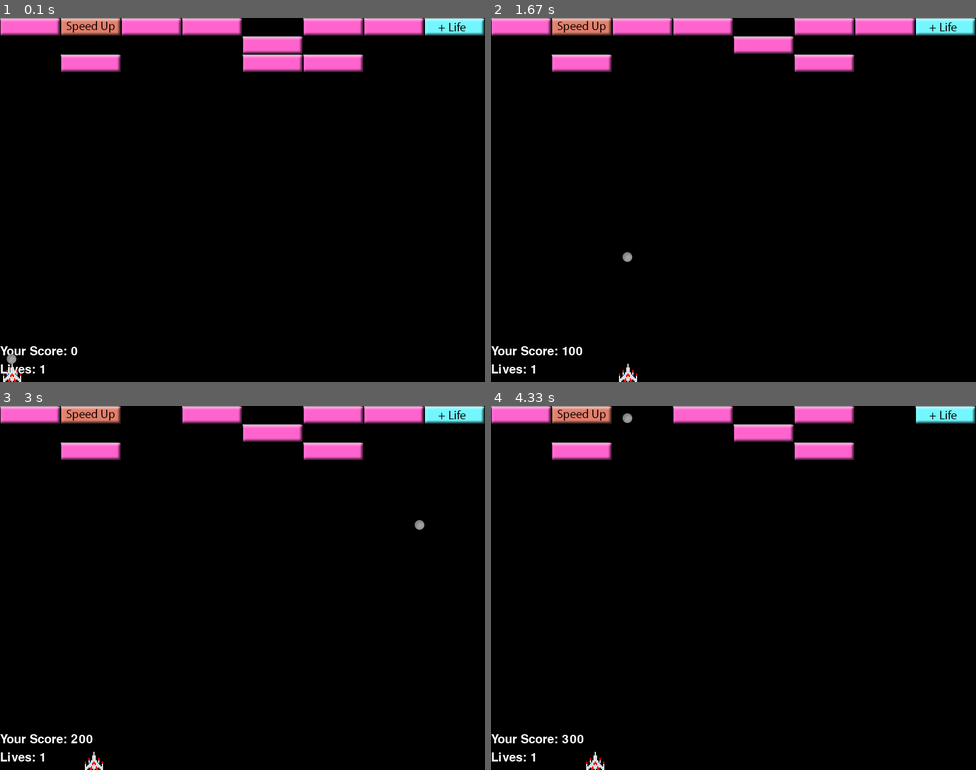
Above: before the commit, frames 1-4 (two rows, left to right).
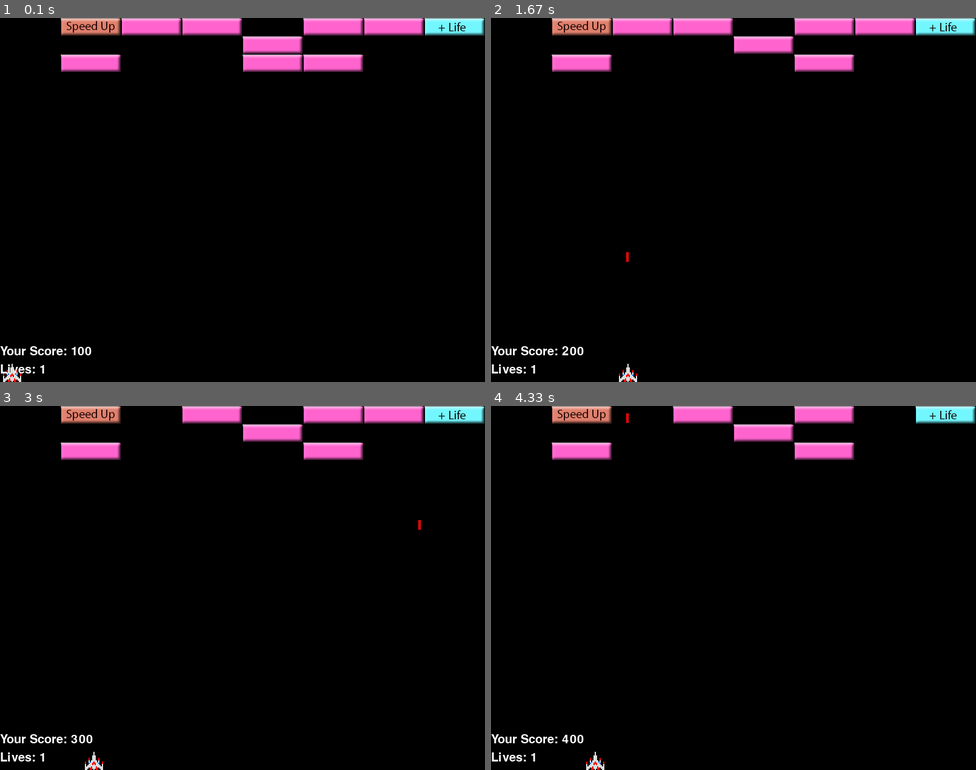
Above: after the commit, the same moments.

Repository: blueboss500/PygameModule5
Game: pygame game, started from PygameModule5/Game/Breakout.py
Two runs of this game, one before a commit and one after it. Both use one fixed random seed, a clock stepped at 60 frames per second and the inputs below.
Inputs (mouse positions are in pixels of both pictures, inside the frame that each line leads up to):
- Up to frame 1 (0.1 s): no input
- Up to frame 2 (1.67 s): click (733, 200) at 0.38 s; click (782, 280) at 0.72 s; click (607, 65) at 1.05 s; click (617, 127) at 1.38 s
- Up to frame 3 (3 s): click (242, 631) at 1.72 s; click (174, 511) at 2.05 s; click (412, 682) at 2.38 s; click (87, 624) at 2.72 s
- Up to frame 4 (4.33 s): click (592, 518) at 3.05 s; click (617, 653) at 3.38 s; click (908, 671) at 3.72 s; click (588, 722) at 4.05 s

The runs differ from the first frame. In frame 1, 0.7% of the frame differs, in the area x 0-19%, y 0-95%; in frame 2, 0.7%, in the area x 0-30%, y 0-93%; in frame 3, 0.7%; in frame 4, 0.7%.

Commit message:
Added bullet class, with updates

Diff:
--- a/PygameModule5/Game/Breakout.py
+++ b/PygameModule5/Game/Breakout.py
@@ -18,8 +18,8 @@
                           pygame.image.load(GameConstants.SPRITE_SHIP)
                         )
 
-        self.__balls = [
-            Ball((200, 200), pygame.image.load(GameConstants.SPRITE_BALL), self),
+        self.__bullets = [
+            Bullet((0, 0), pygame.image.load(GameConstants.SPRITE_BULLET), self),
         ]
 
         pygame.init()
@@ -72,8 +72,8 @@
     def getLives(self):
         return self.__lives
 
-    def getBalls(self):
-        return self.__balls
+    def getBullets(self):
+        return self.__bullets
 
     def getShip(self):
         return self.__ship
--- a/PygameModule5/Game/Bricks/SpeedBrick.py
+++ b/PygameModule5/Game/Bricks/SpeedBrick.py
@@ -8,7 +8,7 @@
     def hit(self):
         game = self.getGame()
 
-        for ball in game.getBalls():
+        for ball in game.getBullets():
             ball.setSpeed(ball.getSpeed() + 1)
 
 
--- /dev/null
+++ b/PygameModule5/Game/Bullet.py
@@ -0,0 +1,110 @@
+import pygame
+
+from Game.Shared import *
+
+class Bullet(GameObject):
+
+    def __init__(self, position, sprite, game):
+        self.__game = game
+        self.__speed = 3
+        self.__increment = [0, 2]
+        self.__direction = [0, 1]
+        self.__inMotion = 0
+
+        super(Bullet, self).__init__(position, GameConstants.BULLET_SIZE, sprite)
+
+
+    def setSpeed(self, newSpeed):
+        self.__speed = newSpeed
+
+    def resetSpeed(self):
+        self.setSpeed(3)
+
+    def getSpeed(self):
+        return self.__speed
+
+    def isInMotion(self):
+        return self.__inMotion
+
+    def setMotion(self, isMoving):
+        self.__inMotion = isMoving
+        self.resetSpeed()
+
+    def changeDirection(self, gameObject):
+
+        position = self.getPosition()
+        size = self.getSize()
+        objectPosition = gameObject.getPosition()
+        objectSize = gameObject.getSize()
+
+        #Determine new direction based on if collision was on Top, Bottom, Left, or Right
+        #...Then update the position of the ball based on where it hit.
+
+        if position[1] > objectPosition[1] and \
+                        position[1] < objectPosition[1] + objectSize[1] and \
+                        position[0] > objectPosition[0] and\
+                        position[0] < objectPosition[0] + objectSize[0]:
+            self.setPosition((position[0], objectPosition[1] + objectSize[1]))
+            self.__direction[1] *= -1
+
+        elif position[1] + size[1] > objectPosition[1] and \
+                                position[1] + size[1] < objectPosition[1] + objectSize[1] and \
+                        position[0] > objectPosition[0] and \
+                        position[0] < objectPosition[0] + objectSize[0]:
+            self.setPosition((position[0], objectPosition[1] - objectSize[1]))
+            self.__direction[1] *= -1
+
+        elif position[0] + size[0] > objectPosition[0] and \
+                                position[0] + size[0] < objectPosition[0] + objectSize[0]:
+            self.setPosition((objectPosition[0] - size[0], position[1]))
+            self.__direction[0] *= -1
+
+        else:
+            self.setPosition((objectPosition[0] + objectSize[0], position[1]))
+            self.__direction[0] *= -1
+            self.__direction[1] *= -1
+
+    def updatePosition(self):
+        #set ball to start position if not in motion
+        if not self.isInMotion():
+            padPosition = self.__game.getShip().getPosition()
+            self.setPosition((
+                (padPosition[0] - 10) + (GameConstants.SHIP_SIZE[0] / 2),
+                GameConstants.SCREEN_SIZE[1] - GameConstants.SHIP_SIZE[1] - GameConstants.BALL_SIZE[1]
+            ))
+            return
+
+
+
+        position = self.getPosition()
+        size = self.getSize()
+
+        newPosition = [position[0] + (self.__increment[0] * self.__speed) * self.__direction[0],
+                       position[1] + (self.__increment[1] * self.__speed) * self.__direction[1]]
+
+        if newPosition[0] + size[0] >= GameConstants.SCREEN_SIZE[0]:
+            self.__direction[0] *= -1
+            newPosition = [GameConstants.SCREEN_SIZE[0] - size[0], newPosition[1]]
+
+        if newPosition[0] <= 0:
+            self.__direction[0] *= -1
+            newPosition = [0, newPosition[1]]
+
+        if newPosition[1] + size[1] >= GameConstants.SCREEN_SIZE[1]:
+            self.__direction[1] *= -1
+            newPosition = [newPosition[0], GameConstants.SCREEN_SIZE[1] - size[1]]
+
+        if newPosition[1] <= 0:
+            self.__direction[1] *= -1
+            newPosition = [newPosition[0], 0]
+
+        self.setPosition(newPosition)
+
+    def isBulletDead(self):
+        position = self.getPosition()
+        size = self.getSize()
+
+        if position[1] + size[1] >= GameConstants.SCREEN_SIZE[1]:
+            return 1
+
+        return 0
--- a/PygameModule5/Game/Scenes/PlayingGameScene.py
+++ b/PygameModule5/Game/Scenes/PlayingGameScene.py
@@ -15,36 +15,34 @@
         if game.getLives() <= 0:
             game.changeScene(GameConstants.GAMEOVER_SCENE)
 
-        balls = game.getBalls()
+        bullets = game.getBullets()
         ship = game.getShip()
 
         #render balls
-        for ball in balls:
-            #check if balls intersect each other
-            for ball2 in balls:
-                if ball != ball2 and ball.intersects(ball2):
-                    ball.changeDirection(ball2)
+        for bullet in bullets:
+
 
             for brick in game.getLevel().getBricks():
-                if not brick.isDestroyed() and ball.intersects(brick):
+                if not brick.isDestroyed() and bullet.intersects(brick):
                     brick.hit()
                     game.increaseScore(brick.getHitPoints())
-                    #ball.changeDirection(brick)
-                    #When ball hits brick, ball should reinitialize..reset to fire again
-                    ball.setPosition(((pygame.mouse.get_pos()[0] - 10), ship.getPosition()[1]))
-                    ball.setMotion(0)
+                    #When bullet hits brick, bullet should reinitialize..reset to fire again
+                    #bullet.setPosition(((pygame.mouse.get_pos()[0] - 10), ship.getPosition()[1]))
+                    bullet.setMotion(0)
                     break
 
-            if ball.intersects(ship):
-                ball.changeDirection(ship)
+            if bullet.intersects(ship):
+                bullet.changeDirection(ship)
 
-            ball.updatePosition()
+            bullet.updatePosition()
 
-            if ball.isBallDead():
-                ball.setMotion(0)
+            if bullet.isBulletDead():
+                bullet.setMotion(0)
                 game.reduceLives()
 
-            game.screen.blit(ball.getSprite(), ball.getPosition())
+            #only draw bullet if in motion
+            if bullet.isInMotion():
+                game.screen.blit(bullet.getSprite(), bullet.getPosition())
 
         #render bricks
         for brick in game.getLevel().getBricks():
@@ -78,5 +76,5 @@
                 exit()
 
             if event.type == pygame.MOUSEBUTTONDOWN:
-                for ball in self.getGame().getBalls():
+                for ball in self.getGame().getBullets():
                     ball.setMotion(1)
--- a/PygameModule5/Game/Shared/GameConstants.py
+++ b/PygameModule5/Game/Shared/GameConstants.py
@@ -4,11 +4,13 @@
     BRICK_SIZE = [100, 30]
     SCREEN_SIZE = [800, 600]
     BALL_SIZE = [16, 16]
+    BULLET_SIZE = [14, 16]
     #BALL_SIZE = [32, 32]
     SHIP_SIZE = [32, 30]
     SPRITE_SHIP = os.path.join("Game", "Assets", "GalagaShip32.png")
 
     SPRITE_BALL = os.path.join("Game", "Assets", "ball.png")
+    SPRITE_BULLET = os.path.join("Game", "Assets", "bullet.png")
     #SPRITE_BALL = os.path.join("Game", "Assets", "GalagaShip32.png")
     SPRITE_BRICK = os.path.join("Game", "Assets", "standard.png")
     SPRITE_SPEEDBRICK = os.path.join("Game", "Assets", "speed.png")
--- a/PygameModule5/Game/__init__.py
+++ b/PygameModule5/Game/__init__.py
@@ -1,5 +1,6 @@
 #Define the Game module and available classes
 from Game.Ball import Ball
+from Game.Bullet import Bullet
 from Game.HighScore import HighScore
 from Game.Level import Level
 from Game.Pad import Pad
Binary file added: PygameModule5/Game/Assets/bullet.png
Binary file added: PygameModule5/Game/Assets/bulletOLD.png
Not shown, changed: PygameModule5/PygameModule5.pyproj
